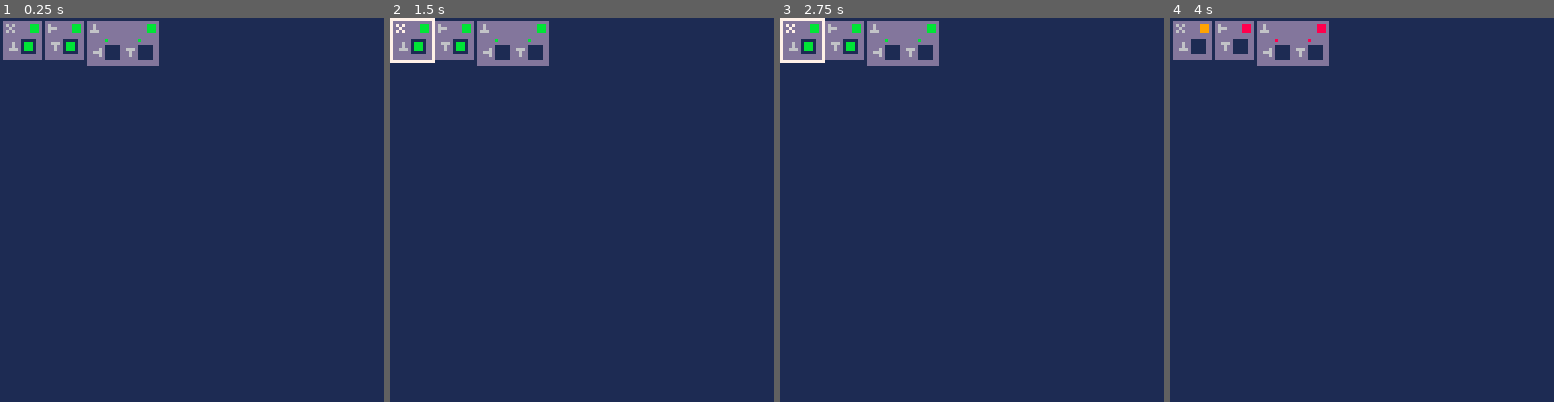
Above: before the commit, frames 1-4 (left to right).
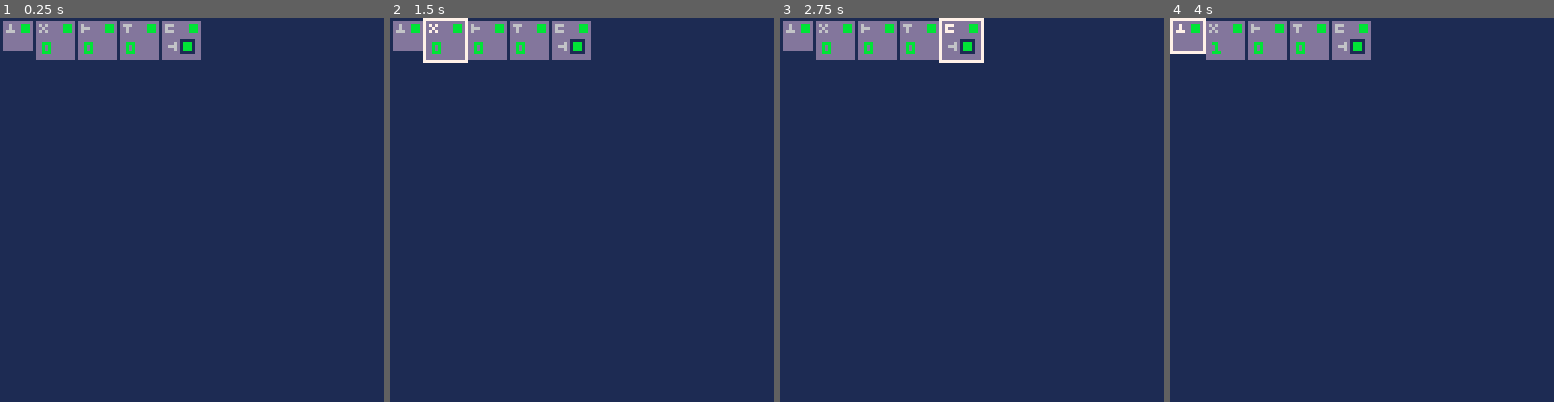
Above: after the commit, the same moments.

Repository: ironchestgames/pico-8-carts
Game: PICO-8 cartridge spaceshipmechanic.p8
Two runs of this game, one before a commit and one after it. Both use one fixed random seed, a clock stepped at 60 frames per second and the inputs below.
Inputs:
- Up to frame 1 (0.25 s): no input
- Up to frame 2 (1.5 s): tap O (Z key) at 0.33, 0.7, 1.43 s; tap X (X key) at 1.07 s
- Up to frame 3 (2.75 s): hold Left 1.97-2.37 s; tap X (X key) at 2.07, 2.4, 2.73 s; tap O (Z key) at 2.22 s; hold Down from 2.42 s (still down)
- Up to frame 4 (4 s): release Down at 2.82 s; hold Right 2.87-3.53 s; tap X (X key) at 3.07, 3.4, 3.73 s; tap O (Z key) at 3.1, 3.98 s; hold Up from 3.58 s (still down)

The runs differ from the first frame. In frame 1, 2.8% of the frame differs, in the area x 0-53%, y 0-13%; in frame 2, 3.3%; in frame 3, 3.5%, in the area x 0-54%, y 0-13%; in frame 4, 3.1%.

Commit message:
spaceshipmechanic - change to tree w coroutines

Diff:
--- a/spaceshipmechanic.p8
+++ b/spaceshipmechanic.p8
@@ -106,21 +106,56 @@
  --  end,
  -- },
 
+ powergen={
+  init=function(_obj)
+   _obj.b={}
+  end,
+  input=function(_obj)
+  end,
+  update=function(_obj)
+  end,
+  draw=function(_obj)
+   drawbase(_obj)
+  end,
+ },
+
+ pulseshow={
+  init=function(_obj)
+   _obj.b=newrandombtn(_obj.entrycode)
+  end,
+  input=function(_obj)
+
+  end,
+  update=function(_obj)
+
+  end,
+  draw=function(_obj)
+   local _offx,_offy=drawbase(_obj)
+
+   print(_obj.power,_offx+2,_offy+7,11)
+  end,
+ },
+
  onoffbutton={
   init=function(_obj)
    _obj.b=newrandombtn(_obj.entrycode)
   end,
   input=function(_obj)
    if btnp(_obj.b) then
-    if _obj.status == 'ok' then
-     _obj.status='problem'
-    elseif _obj.status == 'problem' then
-     _obj.status='ok'
-    end
+    -- if _obj.status == 'ok' then
+    --  _obj.status='problem'
+    -- elseif _obj.status == 'problem' then
+    --  _obj.status='ok'
+    -- end
    end
   end,
   update=function(_obj)
 
+   -- if _obj.inflow < 1 then
+   --  _obj.status='problem'
+   -- elseif _obj.outflow < 1 then
+   --  _obj.status='ok'
+   -- end
   end,
   draw=function(_obj)
    local _offx,_offy=drawbase(_obj)
@@ -136,71 +171,77 @@
   end,
  },
 
- channelbuttons={
-  init=function(_obj)
-   _obj.s={}
-   _obj.b={}
-   for _i=1,#_obj.inlinks do
-    _obj.s[_i]=false
-    local _except=clone(_obj.b)
-    add(_except,_obj.entrycode[1])
-    _obj.b[_i]=newrandombtn(_except)
-   end
-  end,
-  input=function(_obj)
-   for _i=1,#_obj.b do
-    local _b=_obj.b[_i]
-    if btnp(_b) and _obj.inlinks[_i].status == 'ok' then
-     _obj.s[_i]=not _obj.s[_i]
-    end
-   end
-  end,
-  update=function(_obj)
-   local _inlinksok=true
-   for _i in all(_obj.inlinks) do
-    if _i.status != 'ok' then
-     _inlinksok=false
-     for _i=1,#_obj.s do
-      _obj.s[_i]=false
-     end
-     break
-    end
-   end
-   local _sok=true
-   for _s in all(_obj.s) do
-    if not _s then
-     _sok=false
-    end
-   end
-   if _obj.status == 'problem' and _inlinksok and _sok then
-    _obj.status='ok'
-   end
-  end,
-  draw=function(_obj)
-   local _offx,_offy=drawbase(_obj)
-
-   _offx+=6
-   _offy+=6
-   for _i=1,#_obj.b do
-    pset(_offx,_offy,8)
-    if _obj.inlinks[_i].status == 'ok' then
-     pset(_offx,_offy,11)
-    end
-
-    print(btn2symbol[_obj.b[_i]],_offx-4,_offy+3,6)
-    rectfill(_offx,_offy+2,_offx+4,_offy+6,1)
-
-    if _obj.s[_i] then
-     rectfill(_offx+1,_offy+3,_offx+3,_offy+5,11)
-    end
-
-    _offx+=11
-   end
-  end,
- }
+ -- channelbuttons={
+ --  init=function(_obj)
+ --   _obj.s={}
+ --   _obj.b={}
+ --   for _i=1,#_obj.inlinks do
+ --    _obj.s[_i]=false
+ --    local _except=clone(_obj.b)
+ --    add(_except,_obj.entrycode[1])
+ --    _obj.b[_i]=newrandombtn(_except)
+ --   end
+ --  end,
+ --  input=function(_obj)
+ --   for _i=1,#_obj.b do
+ --    local _b=_obj.b[_i]
+ --    if btnp(_b) and _obj.inlinks[_i].status == 'ok' then
+ --     _obj.s[_i]=not _obj.s[_i]
+ --    end
+ --   end
+ --  end,
+ --  update=function(_obj)
+ --   local _inlinksok=true
+ --   for _i in all(_obj.inlinks) do
+ --    if _i.status != 'ok' then
+ --     _inlinksok=false
+ --     for _i=1,#_obj.s do
+ --      _obj.s[_i]=false
+ --     end
+ --     break
+ --    end
+ --   end
+ --   local _sok=true
+ --   for _s in all(_obj.s) do
+ --    if not _s then
+ --     _sok=false
+ --    end
+ --   end
+ --   if _obj.status == 'problem' and _inlinksok and _sok then
+ --    _obj.status='ok'
+ --   end
+ --  end,
+ --  draw=function(_obj)
+ --   local _offx,_offy=drawbase(_obj)
+
+ --   _offx+=6
+ --   _offy+=6
+ --   for _i=1,#_obj.b do
+ --    pset(_offx,_offy,8)
+ --    if _obj.inlinks[_i].status == 'ok' then
+ --     pset(_offx,_offy,11)
+ --    end
+
+ --    print(btn2symbol[_obj.b[_i]],_offx-4,_offy+3,6)
+ --    rectfill(_offx,_offy+2,_offx+4,_offy+6,1)
+
+ --    if _obj.s[_i] then
+ --     rectfill(_offx+1,_offy+3,_offx+3,_offy+5,11)
+ --    end
+
+ --    _offx+=11
+ --   end
+ --  end,
+ -- }
 }
 
-panels={
+
+ -- {
+ --  w=24,h=15,
+ --  entrycode={2},
+ --  fun='channelbuttons',
+ -- }
+
  -- {
  --  w=25,h=15,
  --  entrycode={4},
@@ -210,28 +251,77 @@
  --  code={0,1,2,3,5},
  --  pos=1,
  -- },
- {
+
+root={
+ w=10,h=10,
+ entrycode={2},
+ fun='powergen',
+ left={
   w=13,h=13,
   entrycode={5},
+  fun='pulseshow',
+  left={
+   w=13,h=13,
+   entrycode={1},
+   fun='pulseshow',
+   right={
+    w=13,h=13,
+    entrycode={3},
+    fun='pulseshow',
+   },
+  },
+ },
+ right={
+  w=13,h=13,
+  entrycode={4},
   fun='onoffbutton',
  },
- {
-  w=13,h=13,
-  entrycode={1},
-  fun='onoffbutton',
- },
- {
-  w=24,h=15,
-  entrycode={2},
-  fun='channelbuttons',
- }
 }
 
+function travtree(_n,_f)
+ if _n then
+  _f(_n)
+  travtree(_n.left,_f)
+  travtree(_n.right,_f)
+ end
+end
+
+cotravtree=cocreate(function ()
+ while true do
+  local _stack={}
+  add(_stack,root)
+
+  local pulse=root.power
+
+  while #_stack > 0 do
+   local _n=_stack[#_stack]
+   del(_stack,_n)
+
+   pulse-=_n.usage
+   _n.power+=_n.usage
+
+   if pulse <= 0 then
+    yield()
+    break
+   end
+
+   if _n.right then
+    add(_stack,_n.right)
+   end
+   if _n.left then
+    add(_stack,_n.left)
+   end
+
+   yield()
+  end
+ end
+end)
+
 _init=function()
 
  local _x,_y,_maxy=1,1,0
 
- for _p in all(panels) do
+ travtree(root,function(_p)
   local _funs=funs[_p.fun]
   for _k,_v in pairs(_funs) do
    _p[_k]=_v
@@ -239,7 +329,8 @@
   _p.c=0
   _p.status='ok'
   _p.blink=0
-  _p.inlinks={}
+  _p.power=0
+  _p.usage=1
 
   if _x+_p.w > 128 then
    _x,_y=0,_maxy
@@ -252,21 +343,20 @@
   end
 
   _x+=_p.w+1
- end
-
- panels[2].inlinks[1]=panels[1]
-
- panels[3].inlinks[1]=panels[1]
- panels[3].inlinks[2]=panels[2]
-
- for _p in all(panels) do
+  end)
+
+ travtree(root,function(_p)
   _p.init(_p)
- end
+  end)
 
  curpanel=nil
 end
 
+
+tick=0
+
 _update=function()
+ tick+=1
 
  if curpanel then
   local _count=0
@@ -279,51 +369,57 @@
    curpanel=nil
   end
  else
-  for _p in all(panels) do
+  travtree(root,function(_p)
    local _count=0
    for _b in all(_p.entrycode) do
     if btnp(_b) then
      _count+=1
     end
    end
-   if _p.status != 'blocked' and _count == #_p.entrycode then
+   if _count == #_p.entrycode then
+   -- if _p.status != 'blocked' and _count == #_p.entrycode then
     curpanel=_p
    end
-  end
+   end)
  end
 
  if curpanel then
   curpanel.input(curpanel)
  end
 
- for _p in all(panels) do
-  if _p.blink > 0 then
-   _p.blink-=1
-  end
-  local _inlinksok=true
-  for _l in all(_p.inlinks) do
-   if _l.status != 'ok' then
-    _p.status='blocked'
-    _inlinksok=nil
-   end
-  end
-  if _inlinksok and _p.status == 'blocked' then
-   _p.status='problem'
-  end
-
+ travtree(root,function(_p)
   _p.update(_p)
- end
+  end)
+
+ if tick % 30 == 0 then
+  status=coresume(cotravtree)
+  debug('status: '..tostr(status))
+ end
+
+ -- for _p in all(panels) do
+ --  if _p.blink > 0 then
+ --   _p.blink-=1
+ --  end
+ --  for _l in all(_p.inlinks) do
+ --   _p.inflow+=_l.outflow
+ --  end
+ --  -- if _p.status == 'blocked' then
+ --  --  _p.status='problem'
+ --  -- end
+
+ --  _p.update(_p)
+ -- end
 end
 
 _draw=function()
  cls(1)
 
- for _p in all(panels) do
+ travtree(root,function(_p)
   if _p == curpanel then
    rect(_p.x-1,_p.y-1,_p.x+_p.w,_p.y+_p.h,7)
   end
   _p.draw(_p)
- end
+  end)
 
  -- print'l \x8b  r \x91  u \x94  d \x83  o \x8e  x \x97'
 end
